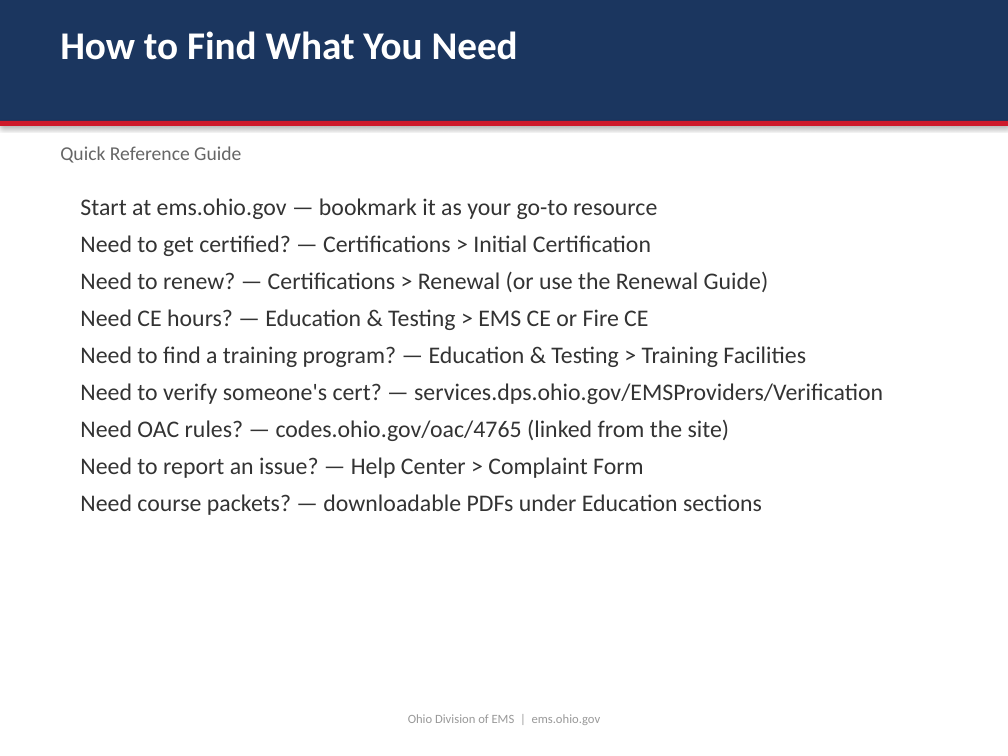
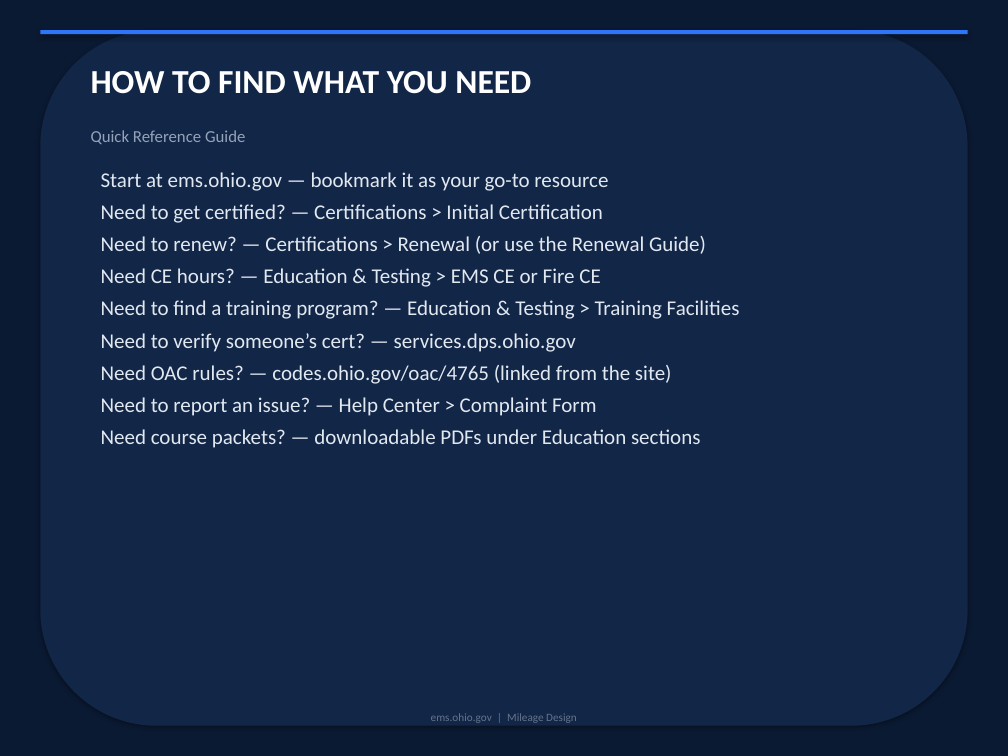
Before and after one commit to bbishilany/nicks-capstone, a slide deck: slide 15 of Ohio-Division-of-EMS-Presentation.pptx. Drawn at 1008x756 pixels with LibreOffice and Linux fonts; fonts in the diff are those of the drawing. Boxes give left, top, right and bottom in pixels: in the first picture for what was removed or moved away, otherwise in the second. Text is boxed around its words. In the diff, an @@ line names an element or a change of style, - is before the commit and + after.

```diff
--- a/Ohio-Division-of-EMS-Presentation.pptx
+++ b/Ohio-Division-of-EMS-Presentation.pptx
@@ background #FFFFFF to #0B1A33 @@
@@ rectangle removed at (x1=0, y1=0, x2=1008, y2=121) @@
@@ rectangle resized from (x1=0, y1=121, x2=1008, y2=126) to (x1=40, y1=30, x2=968, y2=34) @@
@@ rectangle at (x1=40, y1=30, x2=968, y2=34): fill #CE1A2B to #2E75F7 @@
@@ rounded rectangle added at (x1=40, y1=30, x2=968, y2=726), fill #122647 @@
@@ text at (x1=91, y1=71, x2=531, y2=94): text changed; size 28 to 24 pt @@
-How to Find What You Need
+HOW TO FIND WHAT YOU NEED
@@ text "Quick Reference Guide" moved from (x1=60, y1=146, x2=241, y2=163) to (x1=91, y1=130, x2=245, y2=144) @@
@@ text "Quick Reference Guide" at (x1=91, y1=130, x2=245, y2=144): size 14 to 12 pt, text colour #666666 to #94A3B8 @@
@@ text "Start at ems.ohio.gov — bookmark ..." moved from (x1=80, y1=198, x2=883, y2=515) to (x1=101, y1=172, x2=740, y2=448) @@
@@ text at (x1=101, y1=172, x2=740, y2=448): size 17 to 15 pt, text colour #333333 to #E2E8F0 in "Start at ems.ohio.gov — bookmark it as ...", "Need to get certified? — Certifications > ...", "Need to renew? — Certifications > Renewal ...", "Need CE hours? — Education & Testing ..." and 4 more places; less space between paragraphs @@
@@ text at (x1=101, y1=333, x2=576, y2=352): text changed; size 17 to 15 pt; text colour #333333 to #E2E8F0 @@
-Need to verify someone's cert? — services.dps.ohio.gov/EMSProviders/Verification
+Need to verify someone’s cert? — services.dps.ohio.gov
@@ text at (x1=431, y1=713, x2=577, y2=723): text changed; size 9 to 8 pt; text colour #999999 to #64748B @@
-Ohio Division of EMS | ems.ohio.gov
+ems.ohio.gov | Mileage Design
```
Also in this commit, not shown: 29 other slides changed, 7 other files.
